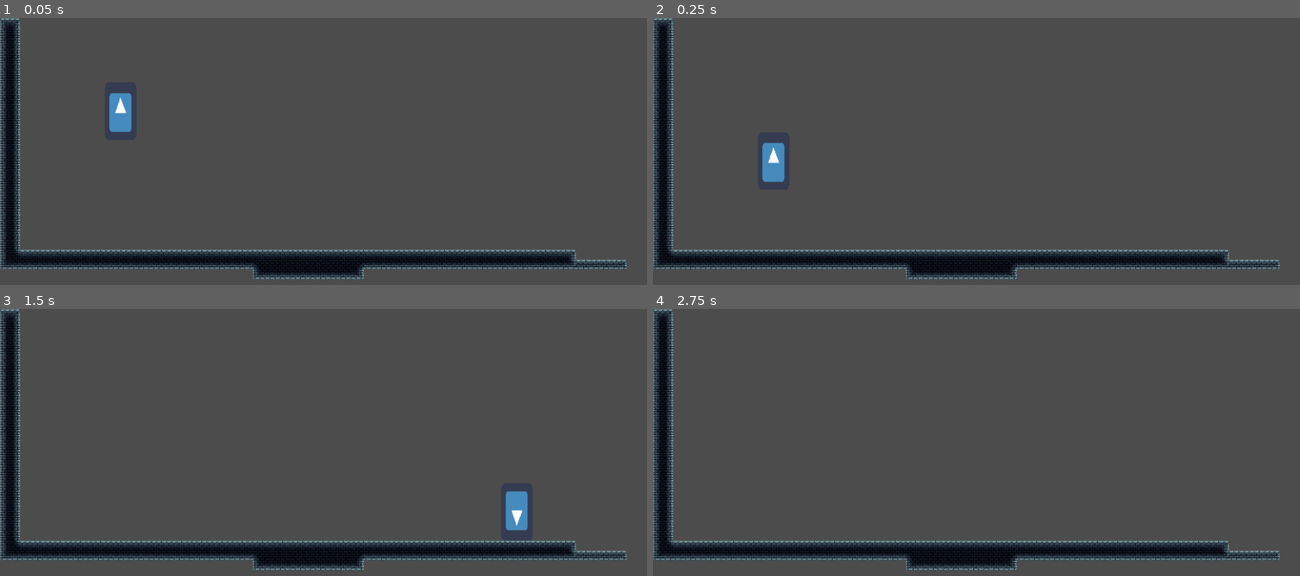
Above: before the commit, frames 1-4 (two rows, left to right).
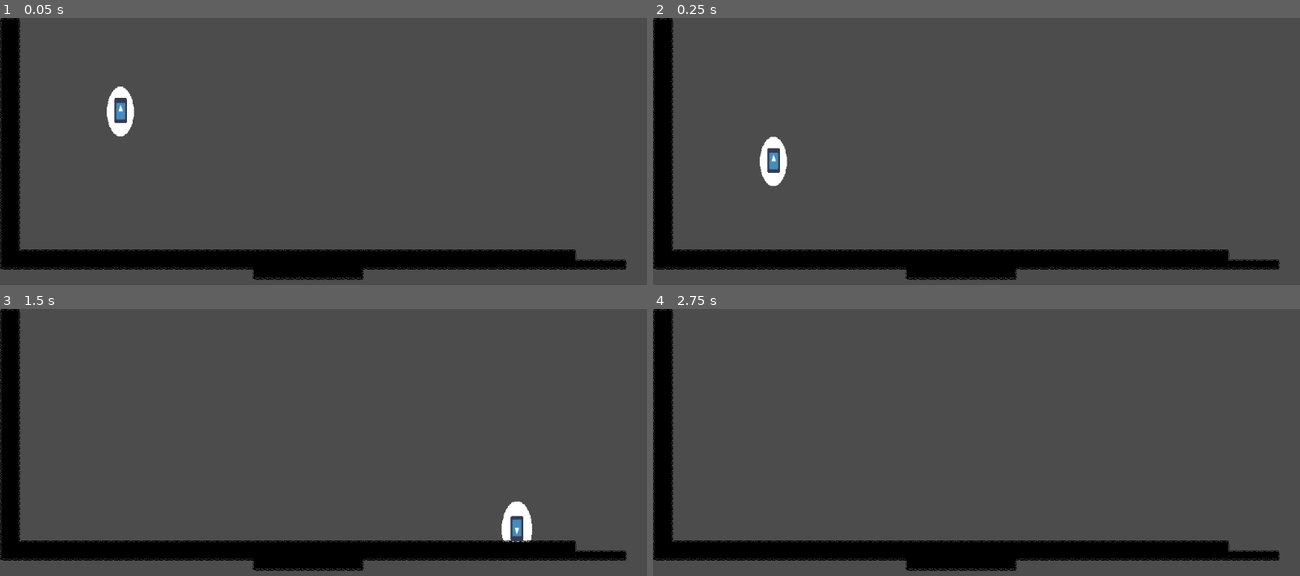
Above: after the commit, the same moments.

Repository: c0vvb0yy/jame-gam-18
Game: Godot game, scene res://src/level/arenas/arena0.tscn
Two runs of this game, one before a commit and one after it. Both use one fixed random seed, a clock stepped at 60 frames per second and the inputs below. The engine's default icon, where the game draws it, is replaced by a stand-in: a white triangle on a blue panel in a dark square.
Inputs:
- Up to frame 1 (0.05 s): no input
- Up to frame 2 (0.25 s): no input
- Up to frame 3 (1.5 s): hold S (move_crouch) 0.53-1.28 s; hold D (move_right) from 0.53 s (still down); tap W (move_jump) at 0.77 s; tap S (move_crouch) at 1.35 s
- Up to frame 4 (2.75 s): tap W (move_jump) at 1.52 s; release D (move_right) at 2.03 s; hold A (move_left) from 2.03 s (still down); hold S (move_crouch) from 2.03 s (still down)

The runs differ from the first frame. In frame 1, 9.3% of the frame differs, in the area x 0-97%, y 0-99%; in frame 2, 9.3%; in frame 3, 9.4%; in frame 4, 8.7%.

Commit message:
player illumination and bw tileset

Diff:
--- a/src/Player.tscn
+++ b/src/Player.tscn
@@ -1,24 +1,44 @@
-[gd_scene load_steps=5 format=2]
+[gd_scene load_steps=8 format=2]
 
 [ext_resource path="res://src/Player.gd" type="Script" id=1]
 [ext_resource path="res://src/PlayerMovement.gd" type="Script" id=2]
 [ext_resource path="res://icon.png" type="Texture" id=3]
+[ext_resource path="res://assets/player/illum640000.png" type="Texture" id=4]
+[ext_resource path="res://assets/player/illum640001.png" type="Texture" id=5]
+
+[sub_resource type="SpriteFrames" id=5]
+animations = [ {
+"frames": [ ExtResource( 4 ), ExtResource( 5 ) ],
+"loop": true,
+"name": "default",
+"speed": 2.0
+} ]
 
 [sub_resource type="RectangleShape2D" id=4]
-extents = Vector2( 30.4594, 31.4221 )
+extents = Vector2( 11.0172, 13.2671 )
 
 [node name="Player" type="Node2D" groups=["Player"]]
 position = Vector2( 131, 461 )
-scale = Vector2( -0.77152, 1.43211 )
 script = ExtResource( 1 )
 
 [node name="PlayerMovement" type="KinematicBody2D" parent="."]
 script = ExtResource( 2 )
 
-[node name="CollisionShape2D" type="CollisionShape2D" parent="PlayerMovement"]
-position = Vector2( 0.648071, 3.05176e-05 )
-shape = SubResource( 4 )
-
 [node name="Sprite" type="Sprite" parent="PlayerMovement"]
+position = Vector2( 3.05176e-05, -0.698273 )
+scale = Vector2( 0.415877, 0.431934 )
+z_index = 3
 texture = ExtResource( 3 )
 region_rect = Rect2( 0, 0, 0, -7.76 )
+
+[node name="AnimatedSprite" type="AnimatedSprite" parent="PlayerMovement"]
+scale = Vector2( 1, 1 )
+z_index = 1
+frames = SubResource( 5 )
+frame = 1
+playing = true
+
+[node name="CollisionShape2D" type="CollisionShape2D" parent="PlayerMovement"]
+position = Vector2( 0.648071, -0.698273 )
+scale = Vector2( 1, 1 )
+shape = SubResource( 4 )
--- a/src/level/ArenaController.tscn
+++ b/src/level/ArenaController.tscn
@@ -1,6 +1,12 @@
-[gd_scene load_steps=2 format=2]
+[gd_scene load_steps=3 format=2]
 
 [ext_resource path="res://src/level/ArenaController.gd" type="Script" id=1]
+[ext_resource path="res://assets/bg.jpg" type="Texture" id=2]
 
 [node name="ArenaController" type="Node2D" groups=["ArenaController"]]
+z_index = -2
 script = ExtResource( 1 )
+
+[node name="Bg" type="Sprite" parent="."]
+position = Vector2( 111, 87 )
+texture = ExtResource( 2 )
--- a/src/level/arenas/arena0.tscn
+++ b/src/level/arenas/arena0.tscn
@@ -28,6 +28,7 @@
 shape = SubResource( 1 )
 
 [node name="TileMap" type="TileMap" parent="."]
+z_index = 2
 tile_set = ExtResource( 1 )
 cell_size = Vector2( 16, 16 )
 format = 1
Not shown, added: assets/Illustration2.png.import
Binary file added: assets/bg.jpg
Binary file changed: assets/brickTileset.png
Binary file added: assets/brickTilesetBW.png
Not shown, added: assets/brickTilesetBW.png.import
Binary file added: assets/player/illum640000.png
Not shown, added: assets/player/illum640000.png.import
Binary file added: assets/player/illum640001.png
Not shown, added: assets/player/illum640001.png.import
Binary file added: assets/player/player_illumination0000.png
Not shown, added: assets/player/player_illumination0000.png.import
Binary file added: assets/player/player_illumination0001.png
(and 10 more such lines)
